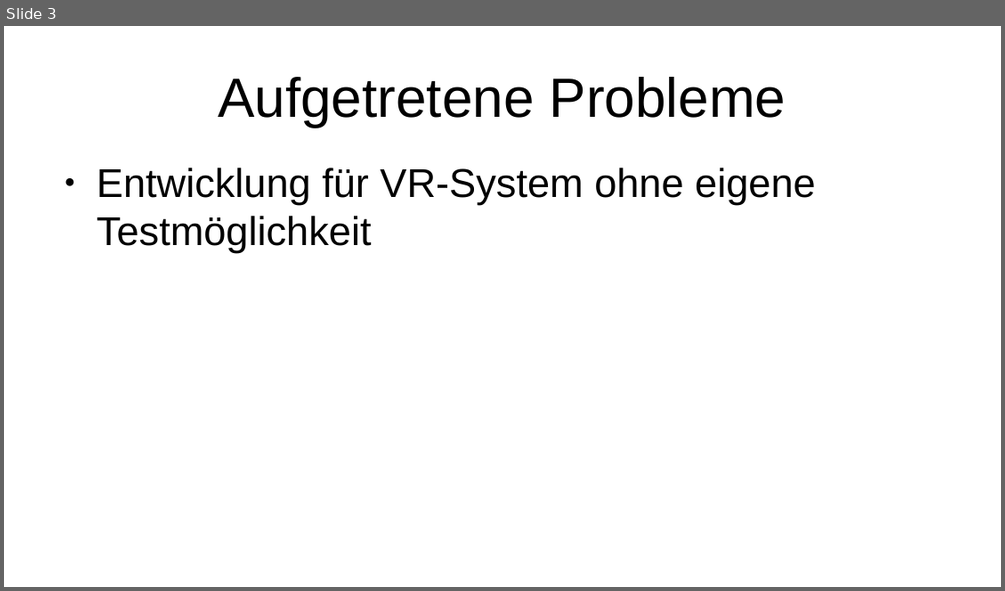
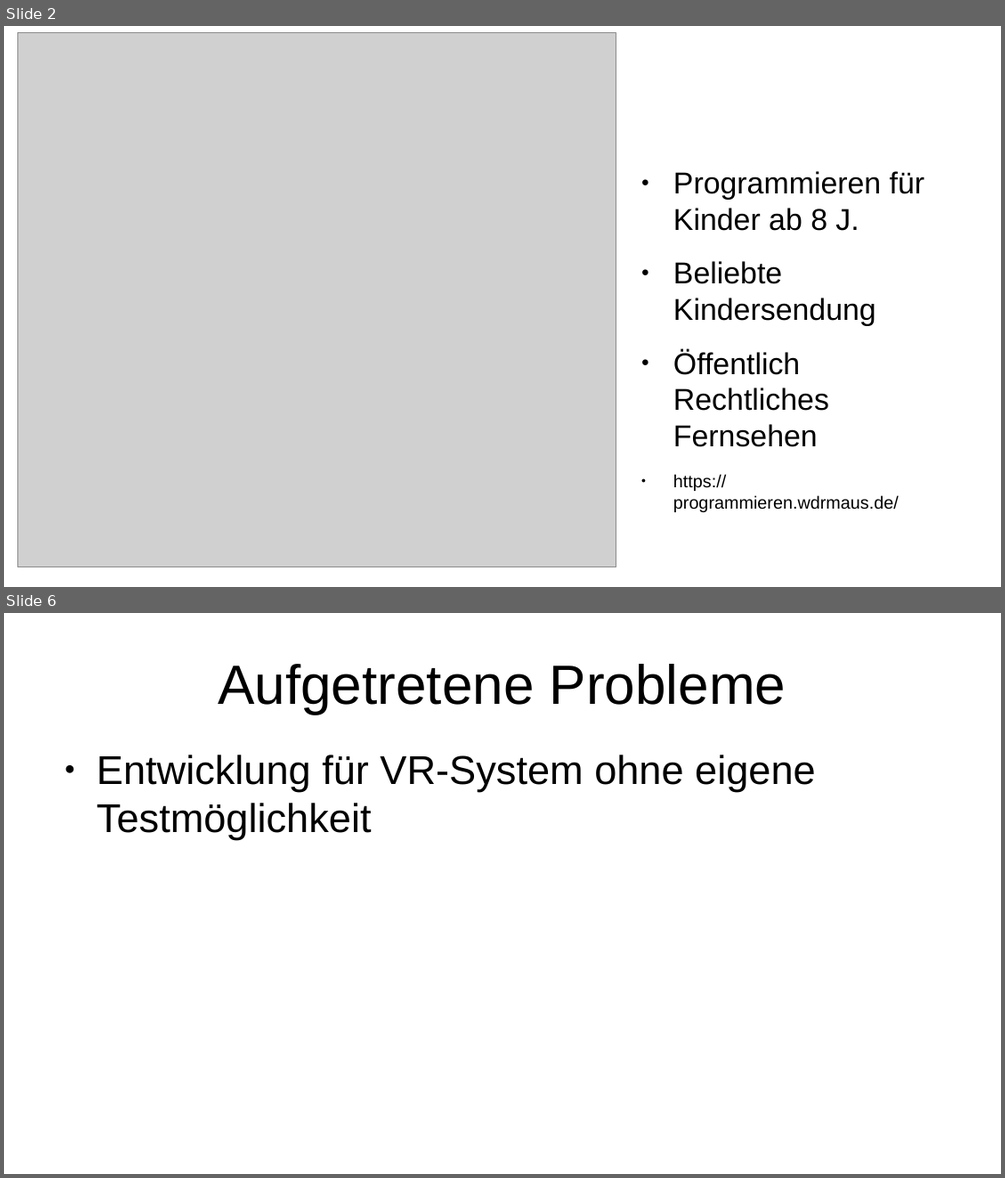
Before and after one commit to sebastian-steindl/EscapeTheVR, a slide deck: EntwurfPräsi.odp. Shown one above the other, each under a label of ours: slide 3 before the commit, slides 2 and 6 after it; the slides between them are not shown. The pictures are 1005x591 and 1005x1178 pixels, drawn with LibreOffice and Linux fonts; fonts in the diff are those of the drawing; grey boxes stand for pictures. Boxes give left, top, right and bottom in pixels: in the first picture for what was removed or moved away, otherwise in the second. Text is boxed around its words. In the diff, an @@ line names an element or a change of style, - is before the commit and + after.

```diff
--- a/EntwurfPräsi.odp
+++ b/EntwurfPräsi.odp
@@ slide 2 added at box(4, 26, 1001, 587), background #FFFFFF @@
@@ picture added at box(17, 33, 616, 568) @@
@@ text added at box(673, 171, 925, 512), 24 pt, text #000000 @@
+● Programmieren für Kinder ab 8 J.
+● Beliebte Kindersendung
+● Öffentlich Rechtliches Fernsehen
+● https://programmieren.wdrmaus.de/
@@ what was slide 3 is now slide 6 @@
```
Also in this commit, not shown: 1 slide changed, 3 other slides added, 1 slide removed.
